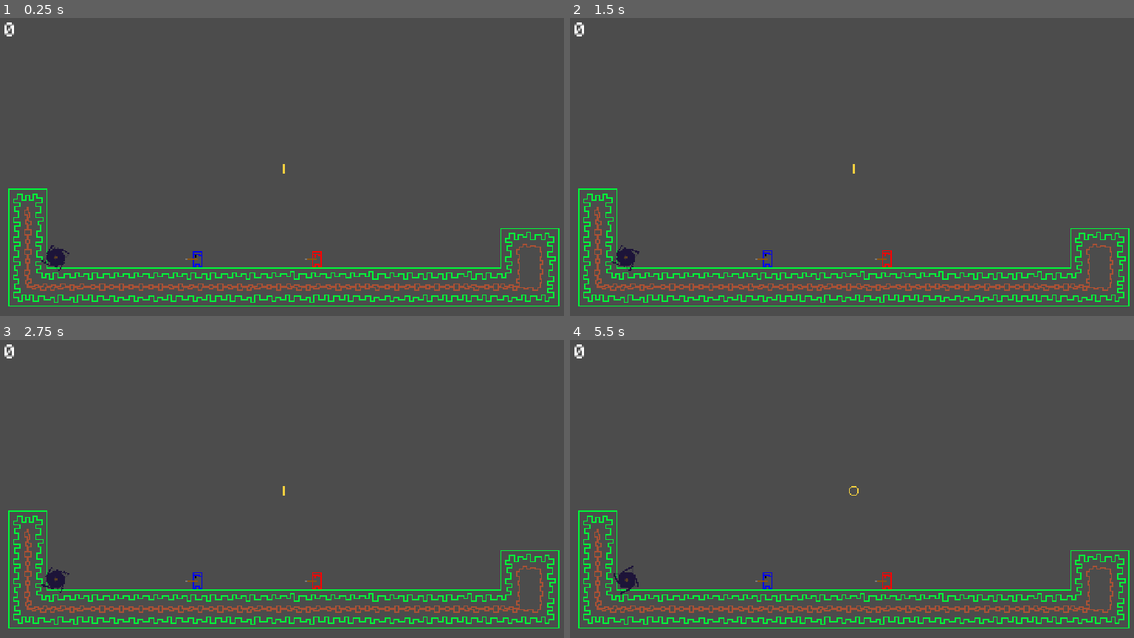
Above: before the commit, frames 1-4 (two rows, left to right).
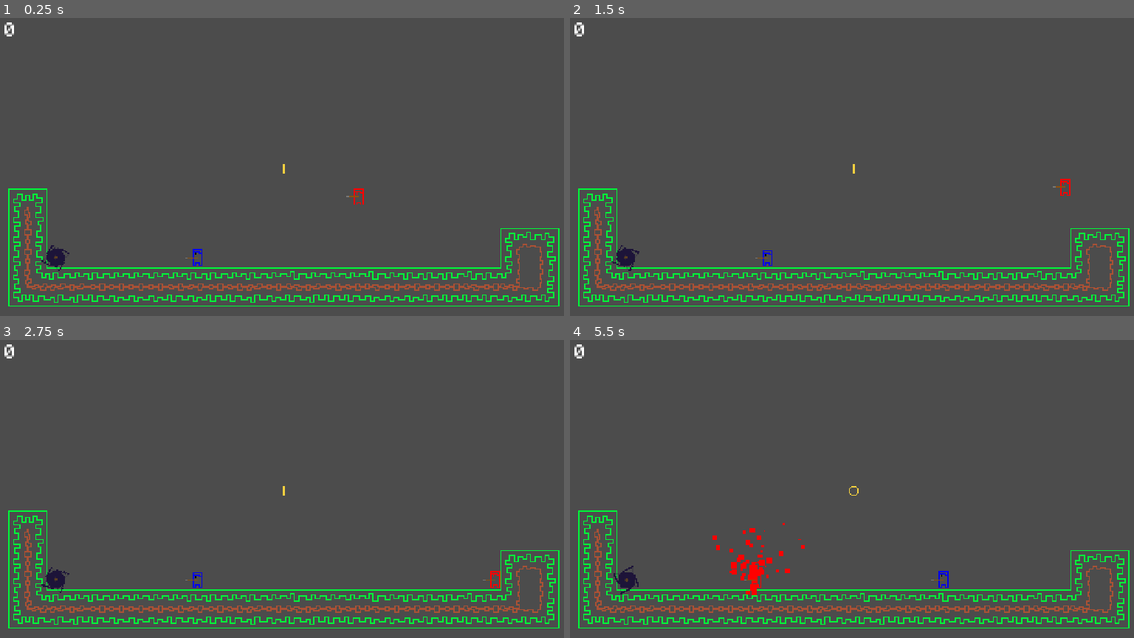
Above: after the commit, the same moments.

Repository: FoxRox87/Platformer2
Game: Godot game, scene res://Levels/Level01.tscn
Same seed, same stepped clock (60 frames per second), same inputs: the game is played once before the commit and once after it. Sound files missing from this copy of the repository are replaced by a short silence.
Inputs:
- Up to frame 1 (0.25 s): no input
- Up to frame 2 (1.5 s): no input
- Up to frame 3 (2.75 s): no input
- Up to frame 4 (5.5 s): no input

The runs differ from the first frame. In frame 1, 0.2% of the frame differs, in the area x 32-65%, y 57-84%; in frame 2, 0.1%; in frame 3, 0.1%; in frame 4, 0.7%, in the area x 25-68%, y 61-86%.

Commit message:
ai

Diff:
--- a/Levels/Level01.tscn
+++ b/Levels/Level01.tscn
@@ -248,6 +248,7 @@
 
 [node name="Player2" parent="." instance=ExtResource( 2 )]
 position = Vector2( 265.479, 195.979 )
+aiControlled = true
 playerId = 1
 playerColor = Color( 1, 0, 0, 1 )
 
--- a/Objects/Player.gd
+++ b/Objects/Player.gd
@@ -6,6 +6,7 @@
 export var acceleration := 100
 export var deacceleration := 50
 export var push_back := Vector2 (500,-250)
+export var aiControlled := false
 
 
 export var playerId := 0
@@ -18,6 +19,8 @@
 func _ready():
 		transform *= Transform2D.FLIP_X
 		$AnimatedSprite.set_modulate(playerColor)
+		if aiControlled:
+			$AITimer.start()
 
 func _physics_process(delta: float) -> void:
 	if Input.is_action_pressed("move_right%d" % playerId) and velocity.x < max_speed and is_on_floor():
@@ -29,6 +32,18 @@
 		velocity.x -= acceleration
 	if is_on_floor() and velocity.x < 0:
 		velocity.x += deacceleration
+
+	if aiControlled and is_on_floor():
+		if lDirection and velocity.x < max_speed:
+			velocity.x += acceleration
+		if not lDirection and velocity.x > -max_speed:
+			velocity.x -=acceleration
+		var r = rand_range(0, 50)
+		if r < 1.0 and is_on_floor():
+			velocity.y = -jump_speed # negative Y is up in Godot
+
+
+
 
 	velocity.y += gravity * delta
 
@@ -83,28 +98,8 @@
 		else:
 			body.bounce_right()
 
-#func _on_WeaponArea_area_entered(area) -> void:
-#
-#	if push == true and lDirection == true and area.is_in_group("Weapon"):
-#		velocity.x += push_back.x
-#		velocity.y += push_back.y
-#
-#	elif push == true and lDirection == false and area.is_in_group("Weapon"):
-#		velocity.x -= push_back.x
-#		velocity.y += push_back.y
 
-#func _on_WeaponArea_body_entered(body):
-#
-#	if body.name == "Player":
-#		get_tree().paused = true
-#		print("Player 2 wins bitches")
-#func _on_WeaponArea_body_entered(body) -> void:
-#
-#	if lDirection == true and Input.is_action_pressed("push"):
-#			velocity += push_back
-#	elif lDirection == false and Input.is_action_pressed("push"):
-#			velocity -= push_back
-#
-#		var impulse = get_transform().translated(-get_transform().origin) * push_back
-#		velocity = -impulse
-##		velocity += push_back
+func _on_AITimer_timeout():
+	var r = rand_range(0, 2)
+	if r < 1.0:
+		lDirection =  !lDirection # Replace with function body.
--- a/Objects/Player.tscn
+++ b/Objects/Player.tscn
@@ -56,10 +56,10 @@
 } ]
 
 [sub_resource type="RectangleShape2D" id=10]
-extents = Vector2( 1.30526, 5.68664 )
+extents = Vector2( 1.30526, 6.98777 )
 
 [sub_resource type="RectangleShape2D" id=11]
-extents = Vector2( 3.44462, 6.48124 )
+extents = Vector2( 4.005, 7 )
 
 [node name="Player" groups=[
 "player",
@@ -71,7 +71,6 @@
 position = Vector2( -0.314981, 0 )
 frames = SubResource( 9 )
 animation = "idle"
-frame = 1
 playing = true
 
 [node name="WeaponSprite" type="Sprite" parent="." index="2"]
@@ -91,4 +90,7 @@
 position = Vector2( -1.32673, 1.15623 )
 shape = SubResource( 11 )
 
+[node name="AITimer" type="Timer" parent="." index="5"]
+
 [connection signal="body_entered" from="WeaponArea" to="." method="_on_WeaponArea_body_entered"]
+[connection signal="timeout" from="AITimer" to="." method="_on_AITimer_timeout"]
